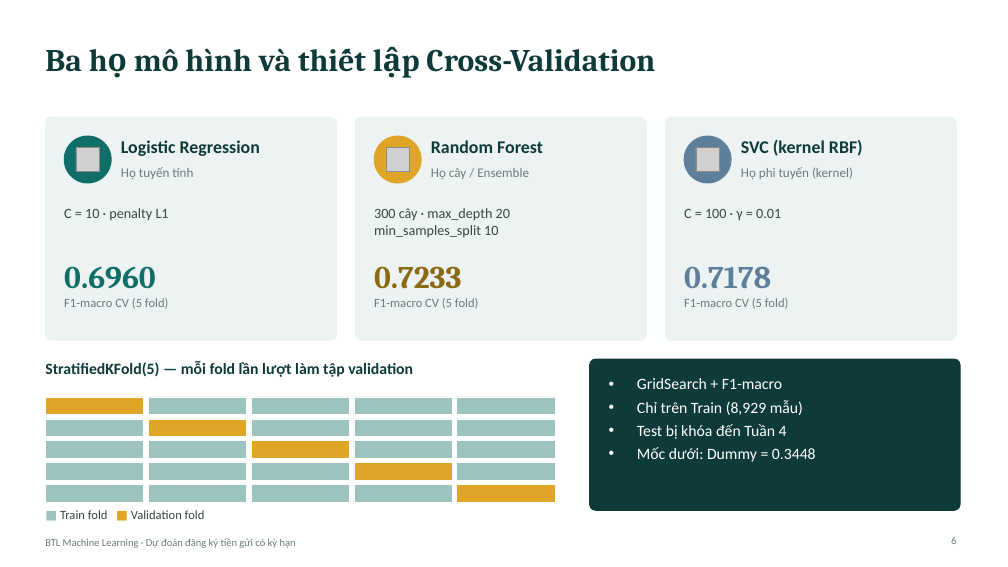
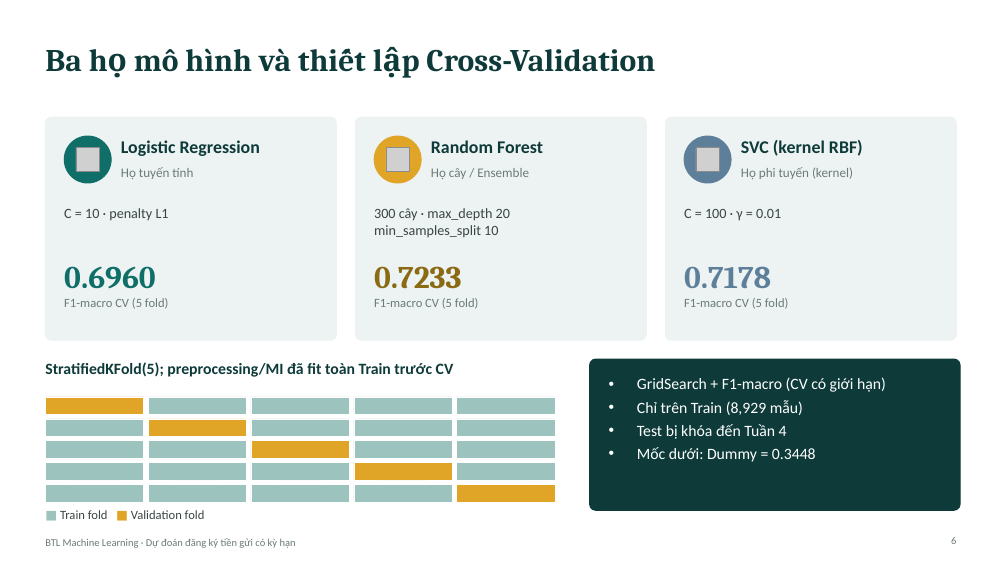
Before and after one commit to ThayLoi2k10/BTL_ML, a slide deck: slide 6 of docs/Slides.pptx. Drawn at 1008x567 pixels with LibreOffice and Linux fonts; fonts in the diff are those of the drawing; grey boxes stand for pictures. Boxes give left, top, right and bottom in pixels: in the first picture for what was removed or moved away, otherwise in the second. Text is boxed around its words. In the diff, an @@ line names an element or a change of style, - is before the commit and + after.

```diff
--- a/docs/Slides.pptx
+++ b/docs/Slides.pptx
@@ text at (x1=45, y1=362, x2=454, y2=377): text changed @@
-StratifiedKFold(5) — mỗi fold lần lượt làm tập validation
+StratifiedKFold(5); preprocessing/MI đã fit toàn Train trước CV
@@ text at (x1=637, y1=377, x2=886, y2=392): text changed @@
-• GridSearch + F1-macro
+• GridSearch + F1-macro (CV có giới hạn)
```
Also in this commit, not shown: 9 other slides changed, 11 other files.
